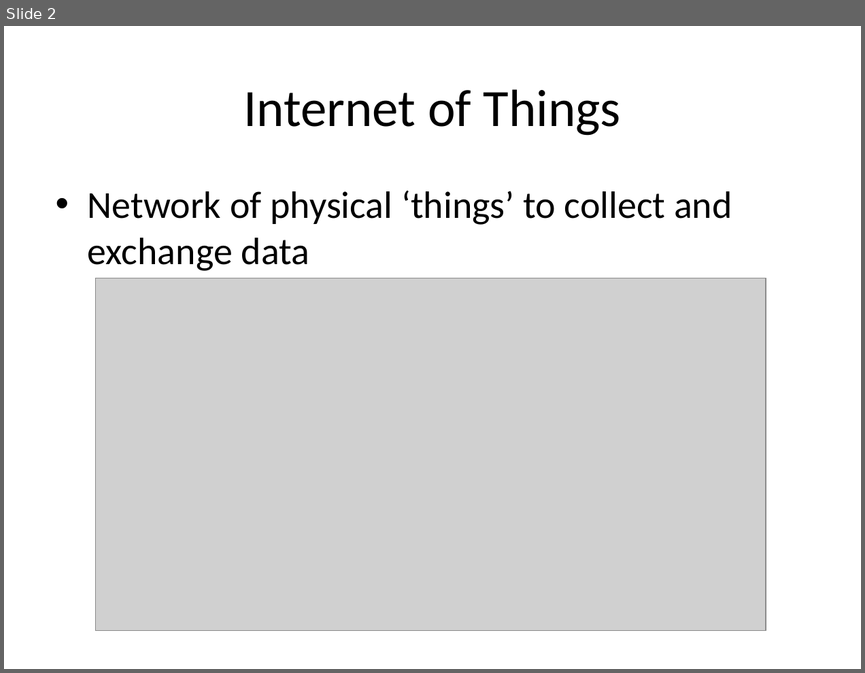
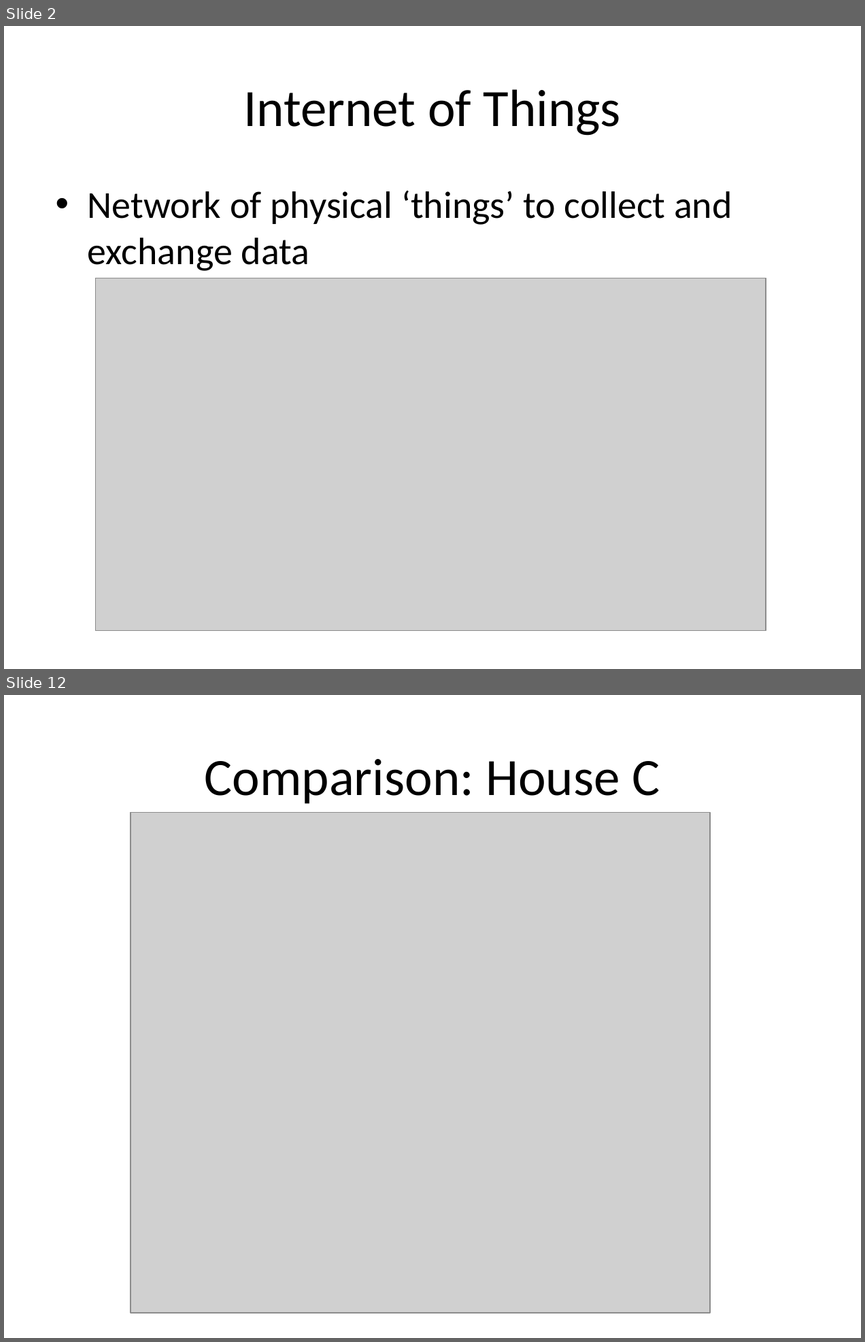
Before and after one commit to ppegusii/cs689-final, a slide deck: doc/slides.pptx. Shown one above the other, each under a label of ours: slide 2 before the commit, slides 2 and 12 after it; the slides between them are not shown. The pictures are 865x673 and 865x1342 pixels, drawn with LibreOffice and Linux fonts; fonts in the diff are those of the drawing; grey boxes stand for pictures. Boxes give left, top, right and bottom in pixels: in the first picture for what was removed or moved away, otherwise in the second. Text is boxed around its words. In the diff, an @@ line names an element or a change of style, - is before the commit and + after.

```diff
--- a/doc/slides.pptx
+++ b/doc/slides.pptx
@@ slide 12 added at box(4, 695, 861, 1338), background #FFFFFF @@
@@ title added at box(205, 759, 660, 804), 44 pt, text #000000 @@
+Comparison: House C
@@ picture added at box(130, 813, 710, 1312) @@
```
Also in this commit, not shown: 6 slides changed, 5 other slides added.
